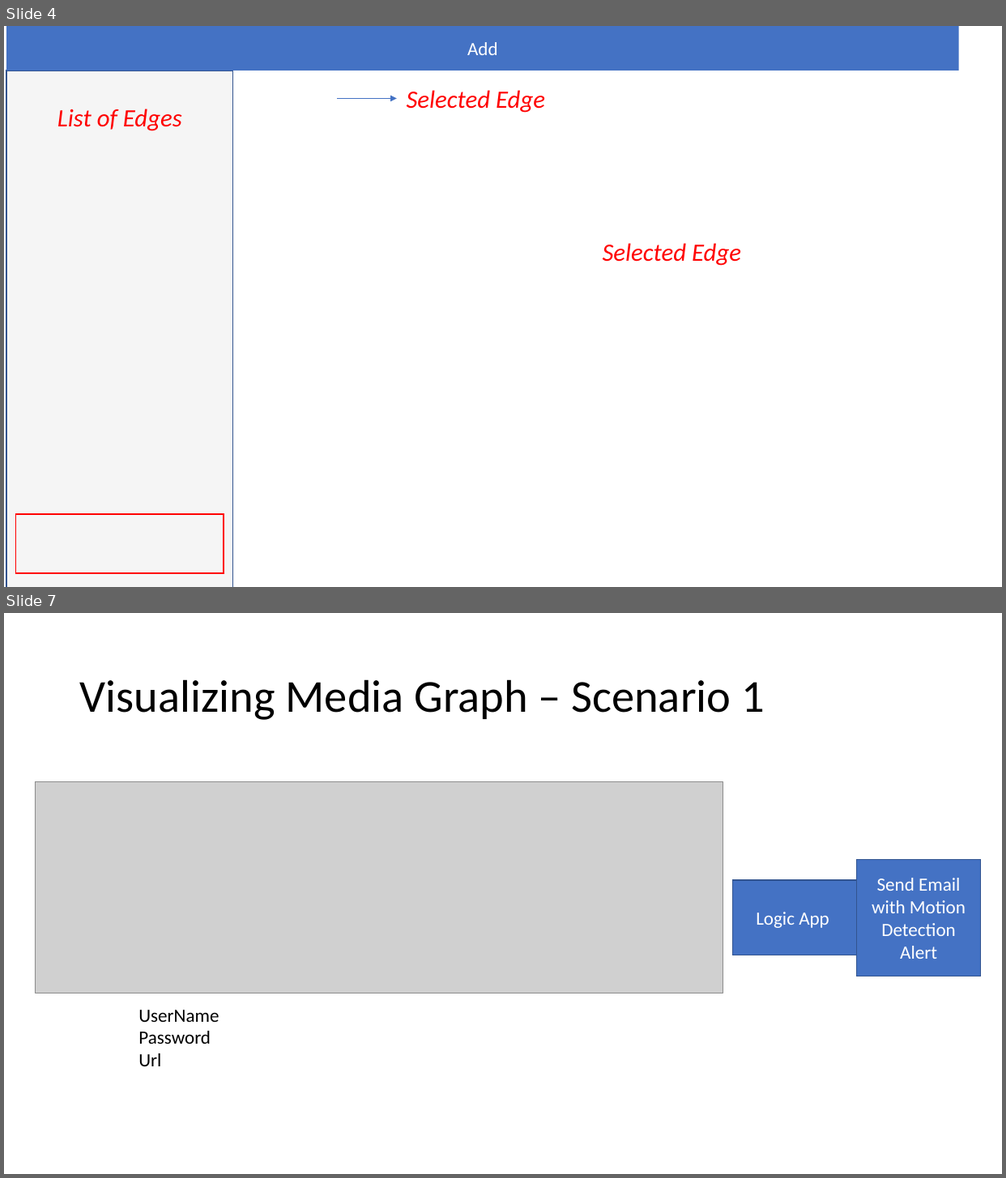
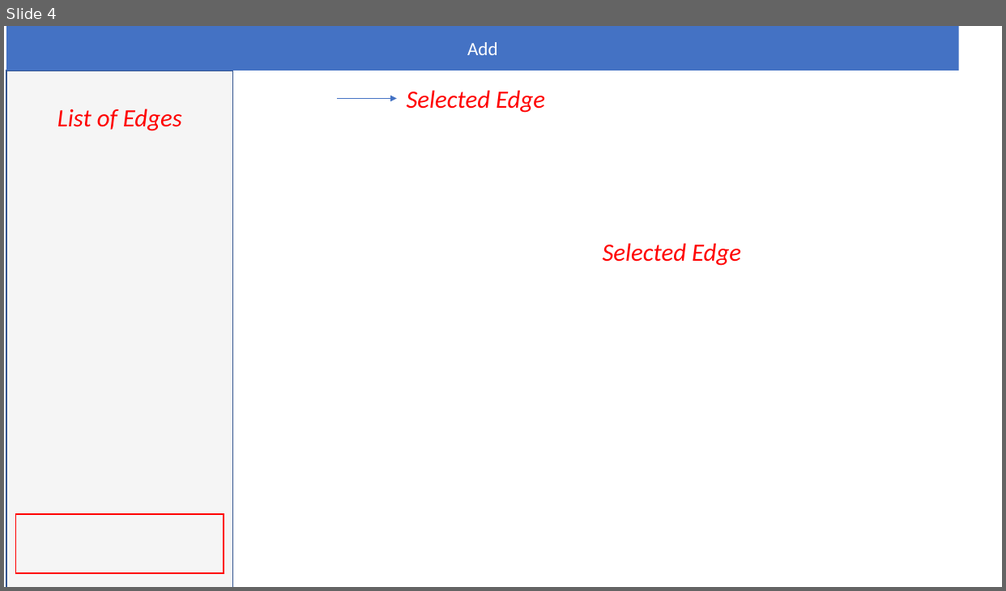
Before and after one commit to AzureIoTGBB/iot-edge-configuration-manager, a slide deck: MythicalIoT.pptx. Shown one above the other, each under a label of ours: slides 4 and 7 before the commit, slide 4 after it; the slides between them are not shown. The pictures are 1006x1178 and 1006x591 pixels, drawn with LibreOffice and Linux fonts; fonts in the diff are those of the drawing; grey boxes stand for pictures; background and template pictures are left out. Boxes give left, top, right and bottom in pixels: in the first picture for what was removed or moved away, otherwise in the second. Text is boxed around its words. In the diff, an @@ line names an element or a change of style, - is before the commit and + after.

```diff
--- a/MythicalIoT.pptx
+++ b/MythicalIoT.pptx
@@ slide 7 removed at [4, 613, 1002, 1174], background #FFFFFF @@
@@ title removed at [80, 679, 765, 720] @@
-Visualizing Media Graph – Scenario 1
@@ picture removed at [35, 782, 722, 994] @@
@@ rectangle removed at [857, 859, 980, 976] @@
-Send Email with Motion Detection Alert
@@ rectangle removed at [733, 880, 857, 955] @@
-Logic App
@@ text removed at [138, 1010, 219, 1067] @@
-UserName
-Password
-Url
```
Also in this commit, not shown: 1 slide changed, 1 slide added, 5 other slides removed, 11 other files.
